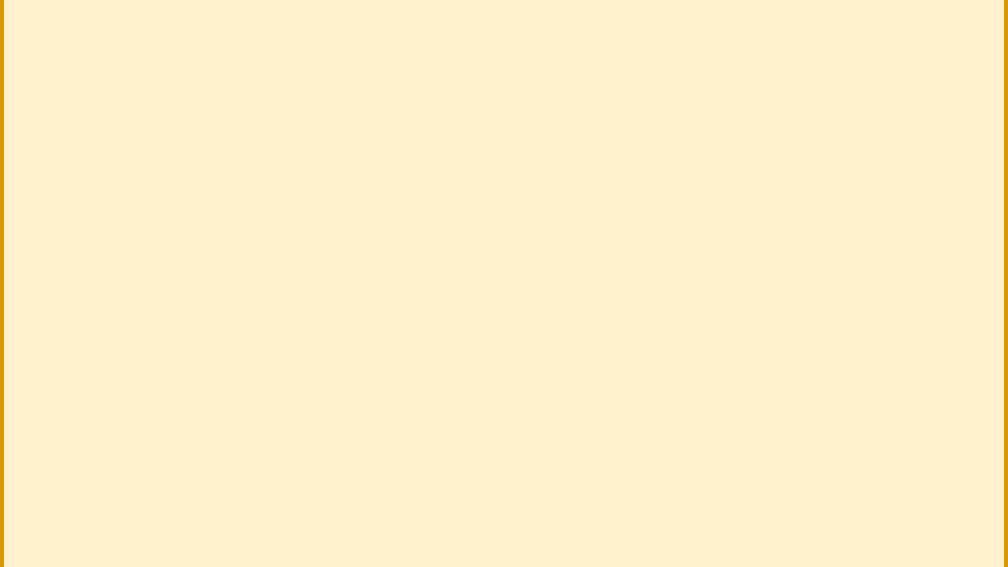
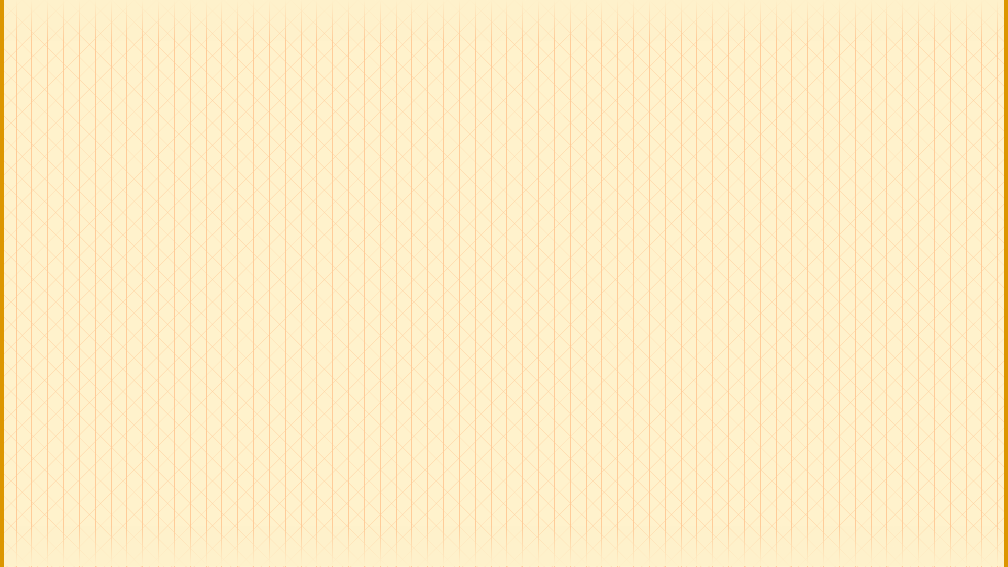
Before and after one commit to TheMysteriousHacker/TheMysteriousHacker.github.io, a slide deck: slide 1 of pictures/pictures.pptx. Drawn at 1008x567 pixels with LibreOffice and Linux fonts; fonts in the diff are those of the drawing. Boxes give left, top, right and bottom in pixels: in the first picture for what was removed or moved away, otherwise in the second. Text is boxed around its words. In the diff, an @@ line names an element or a change of style, - is before the commit and + after.

```diff
--- a/pictures/pictures.pptx
+++ b/pictures/pictures.pptx
@@ background #FFF2CC to pattern #FFCC99 on #FFF2CC @@
@@ rectangle added at (x1=3, y1=1, x2=1008, y2=41), fill gradient #FFF2CC @@
@@ rectangle added at (x1=0, y1=526, x2=1005, y2=566), fill gradient #FFF2CC @@
```
Also in this commit, not shown: 2 other files.
